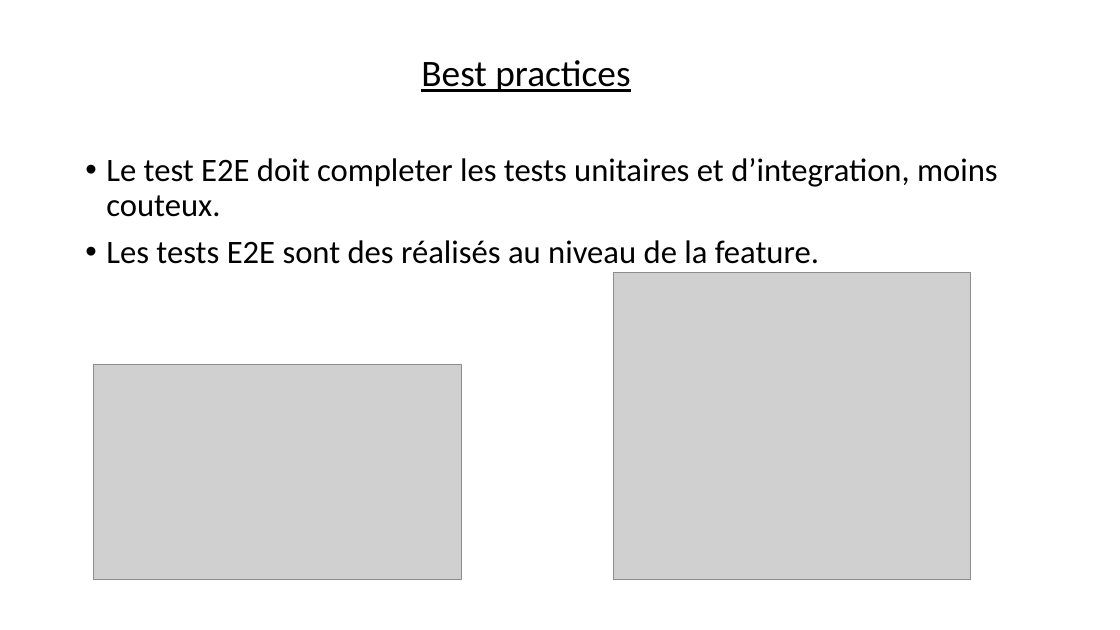
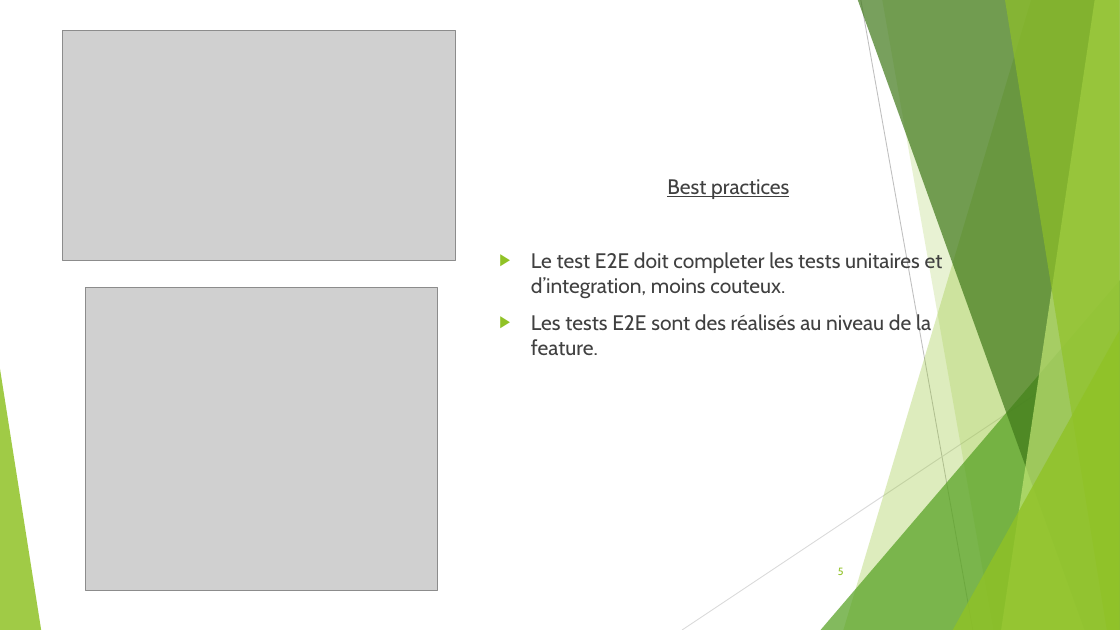
Before and after one commit to seblast312/cypress_youtube, a slide deck: slide 5 of Cypress.pptx (slide 4 before the commit). Drawn at 1120x630 pixels with LibreOffice and Linux fonts; fonts in the diff are those of the drawing; grey boxes stand for pictures. Boxes give left, top, right and bottom in pixels: in the first picture for what was removed or moved away, otherwise in the second. Text is boxed around its words. In the diff, an @@ line names an element or a change of style, - is before the commit and + after.

```diff
--- a/Cypress.pptx
+++ b/Cypress.pptx
@@ picture: place and size @@
-picture at (93, 365, 461, 580)
+picture at (62, 30, 455, 260)
@@ text "Best practices": place and size @@
-text "Best practices" at (106, 60, 998, 264)
+text "Best practices" at (531, 179, 943, 355)
@@ text "Best practices" at (531, 179, 943, 355): size 32 to 18 pt in "Best practices"; font Calibri to Cabin, text colour #000000 to #404040; size 28 to 18 pt in "Le test E2E doit completer les tests ...", "Les tests E2E sont des réalisés au ..."; line spacing 0.9 to 1; bullet • to ▶ @@
@@ picture: place and size @@
-picture at (613, 273, 971, 581)
+picture at (86, 287, 438, 590)
@@ group added at (0, 0, 1120, 630): 5 freeform shapes, 3 triangles, 2 lines @@
@@ page number added at (838, 567, 844, 575), 9 pt, text #90C226 @@
+5
```
Also in this commit, not shown: 17 other slides changed, 4 slides added, 1 slide removed.
